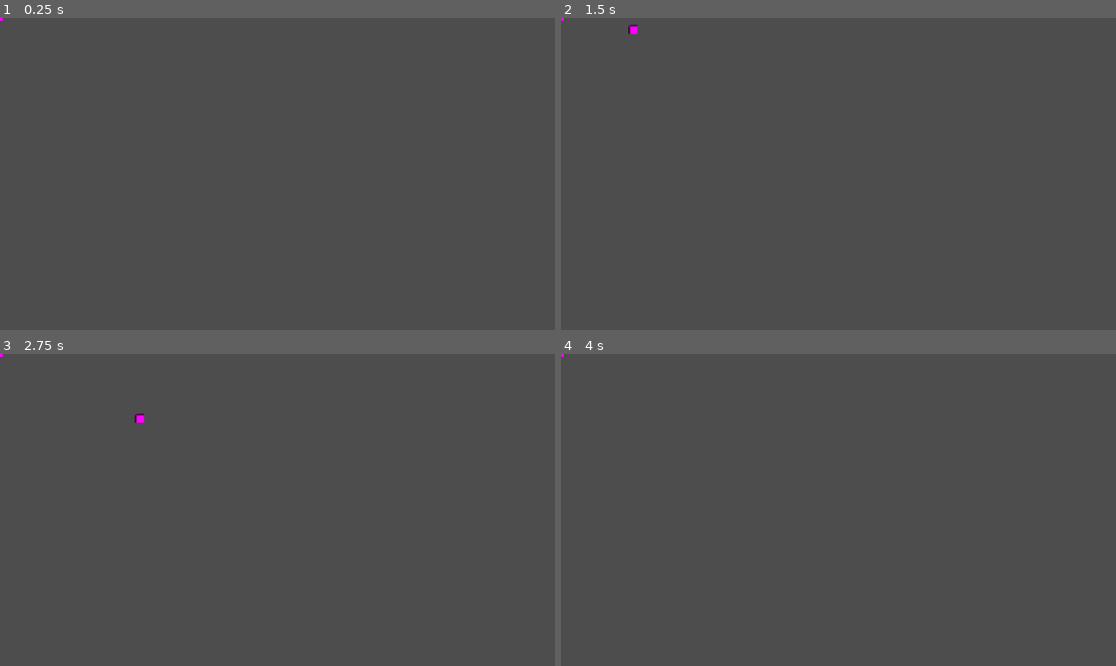
Above: before the commit, frames 1-4 (two rows, left to right).
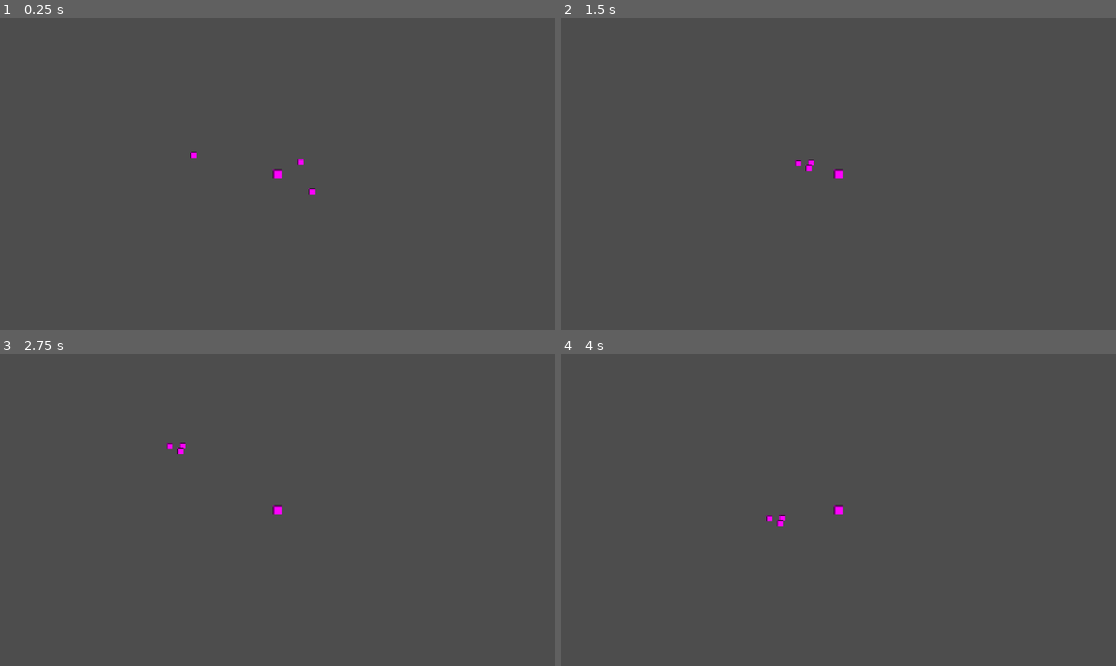
Above: after the commit, the same moments.

Repository: Octaniko/EnemyOfNone
Game: Godot game, scene res://scenes/world.tscn
Two runs of this game, one before a commit and one after it. Both use one fixed random seed, a clock stepped at 60 frames per second and the inputs below.
Inputs:
- Up to frame 1 (0.25 s): no input
- Up to frame 2 (1.5 s): hold Right (ui_right) 0.53-1.28 s; tap Enter at 1.25 s; hold Down (ui_down) from 1.28 s (still down)
- Up to frame 3 (2.75 s): release Down (ui_down) at 2.03 s; hold Right (ui_right) from 2.03 s (still down)
- Up to frame 4 (4 s): release Right (ui_right) at 2.78 s; hold Up (ui_up) 2.78-3.53 s; hold Left (ui_left) from 3.53 s (still down)

The runs differ from the first frame. In frame 1, 0.1% of the frame differs, in the area x 0-57%, y 0-57%; in frame 2, 0.2%; in frame 3, 0.2%, in the area x 0-51%, y 0-52%; in frame 4, 0.1%.

Commit message:
Added basic unit pathfinding to spawn

Diff:
--- a/scenes/unit.tscn
+++ b/scenes/unit.tscn
@@ -19,3 +19,5 @@
 texture = SubResource("PlaceholderTexture2D_rwgxs")
 
 [node name="StateMachine" type="Node" parent="."]
+
+[node name="NavigationAgent2D" type="NavigationAgent2D" parent="."]
--- a/scenes/world.tscn
+++ b/scenes/world.tscn
@@ -1,14 +1,33 @@
-[gd_scene load_steps=4 format=3 uid="uid://srlmnfge160e"]
+[gd_scene load_steps=5 format=3 uid="uid://srlmnfge160e"]
 
 [ext_resource type="Script" uid="uid://ywl8oclcqisv" path="res://scripts/unit_manager.gd" id="1_4wyf3"]
-[ext_resource type="PackedScene" uid="uid://cn0df6p1m8or6" path="res://scenes/unit.tscn" id="2_4wyf3"]
+[ext_resource type="PackedScene" uid="uid://cn0df6p1m8or6" path="res://scenes/unit.tscn" id="3_4wyf3"]
 [ext_resource type="PackedScene" uid="uid://cl1oh7qlfhj1m" path="res://scenes/player.tscn" id="3_k0juu"]
 
+[sub_resource type="NavigationPolygon" id="NavigationPolygon_4wyf3"]
+vertices = PackedVector2Array(176.78906, 46.398438, 60.617188, 137.15625, -121.90625, 93.86719, -132.22656, 9.5703125, -32.929688, -43.820313, 72.703125, -81.21875)
+polygons = Array[PackedInt32Array]([PackedInt32Array(0, 1, 2, 3, 4, 5)])
+outlines = Array[PackedVector2Array]([PackedVector2Array(-37, -53, 76, -93, 191, 48, 63, 148, -131, 102, -143, 4)])
+
 [node name="World" type="Node2D"]
+
+[node name="Player" parent="." instance=ExtResource("3_k0juu")]
+
+[node name="Camera2D" type="Camera2D" parent="Player"]
 
 [node name="UnitManager" type="Node2D" parent="."]
 script = ExtResource("1_4wyf3")
 
-[node name="Unit" parent="UnitManager" instance=ExtResource("2_4wyf3")]
+[node name="Unit" parent="UnitManager" instance=ExtResource("3_4wyf3")]
+position = Vector2(-205, -75)
 
-[node name="Player" parent="." instance=ExtResource("3_k0juu")]
+[node name="Unit2" parent="UnitManager" instance=ExtResource("3_4wyf3")]
+position = Vector2(89, -47)
+
+[node name="Unit3" parent="UnitManager" instance=ExtResource("3_4wyf3")]
+position = Vector2(113, 58)
+
+[node name="NavigationRegion2D" type="NavigationRegion2D" parent="."]
+navigation_polygon = SubResource("NavigationPolygon_4wyf3")
+
+[node name="TileMapLayer" type="TileMapLayer" parent="."]
--- a/scripts/unit.gd
+++ b/scripts/unit.gd
@@ -1 +1,40 @@
 extends CharacterBody2D
+
+@export var speed: float = 200.0
+
+# Ссылка на NavigationAgent2D
+@onready var agent: NavigationAgent2D = $NavigationAgent2D
+
+# Целевая точка, за которой идет юнит (установит внешний менеджер)
+var target_position: Vector2 = Vector2.ZERO
+
+func _ready():
+	# Параметры агента: как близко подходит к пути и к цели
+	agent.path_desired_distance = 15.0
+	agent.target_desired_distance = 15.0
+	# Ждем первый кадр физики, чтобы сервер навигации синхронизировался
+	call_deferred("_post_ready")
+
+func _post_ready():
+	await get_tree().physics_frame
+	# Устанавливаем начальную цель
+	agent.target_position = target_position
+
+func set_target(pos: Vector2):
+	target_position = pos
+	agent.target_position = pos
+
+func _physics_process(delta):
+	if agent.is_navigation_finished():
+		# если достигли цели, можно остановиться или просто не двигаться
+		velocity = Vector2.ZERO
+	else:
+		var next_point = agent.get_next_path_position()
+		# Направление к следующей точке:
+		var dir = (next_point - global_position).normalized()
+		velocity = dir * speed
+	# перемещаемся
+	move_and_slide()
+
+	# Можно обновлять цель динамически, если target_position часто меняется:
+	agent.target_position = target_position
